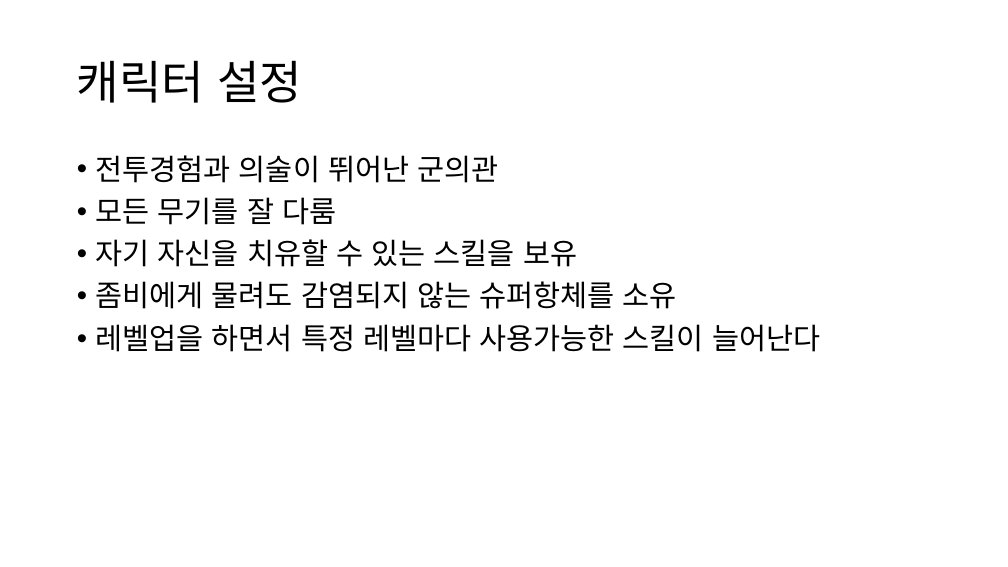
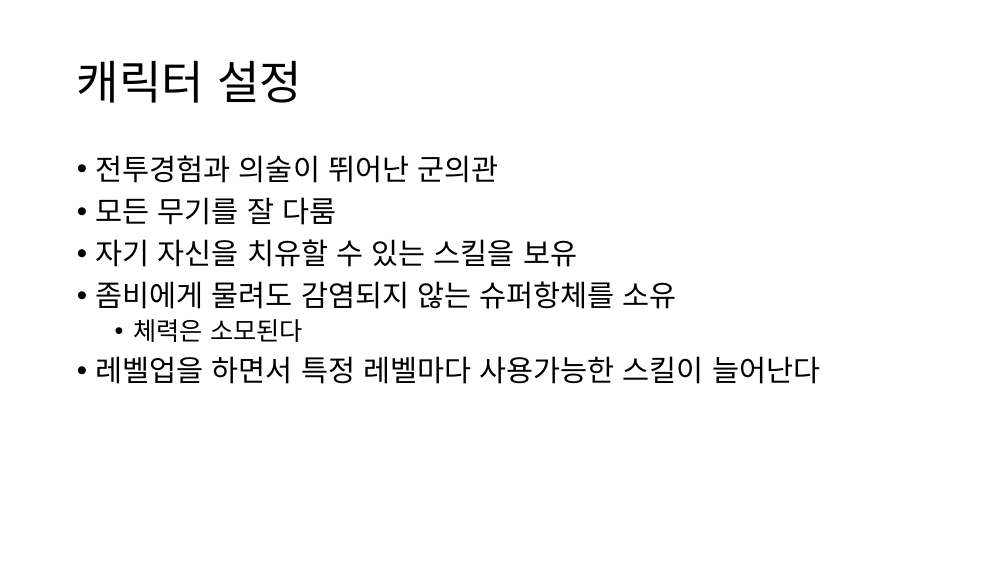
Before and after one commit to jjw1270/2022_01, a slide deck: slide 9 of 게임기획실무/스토리텔링.pptx. Drawn at 1008x567 pixels with LibreOffice and Linux fonts; fonts in the diff are those of the drawing. Boxes give left, top, right and bottom in pixels: in the first picture for what was removed or moved away, otherwise in the second. Text is boxed around its words. In the diff, an @@ line names an element or a change of style, - is before the commit and + after.

```diff
--- a/게임기획실무/스토리텔링.pptx
+++ b/게임기획실무/스토리텔링.pptx
@@ text at bbox=[134, 319, 303, 342]: paragraph added @@
+  • 체력은 소모된다
```
Also in this commit, not shown: 1 other file.
